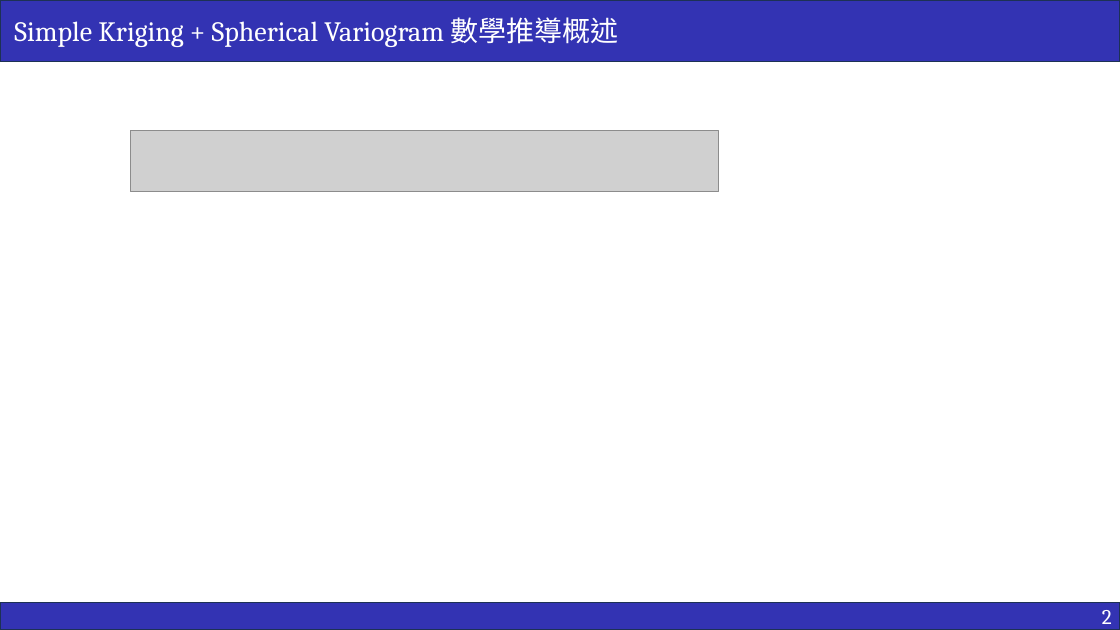
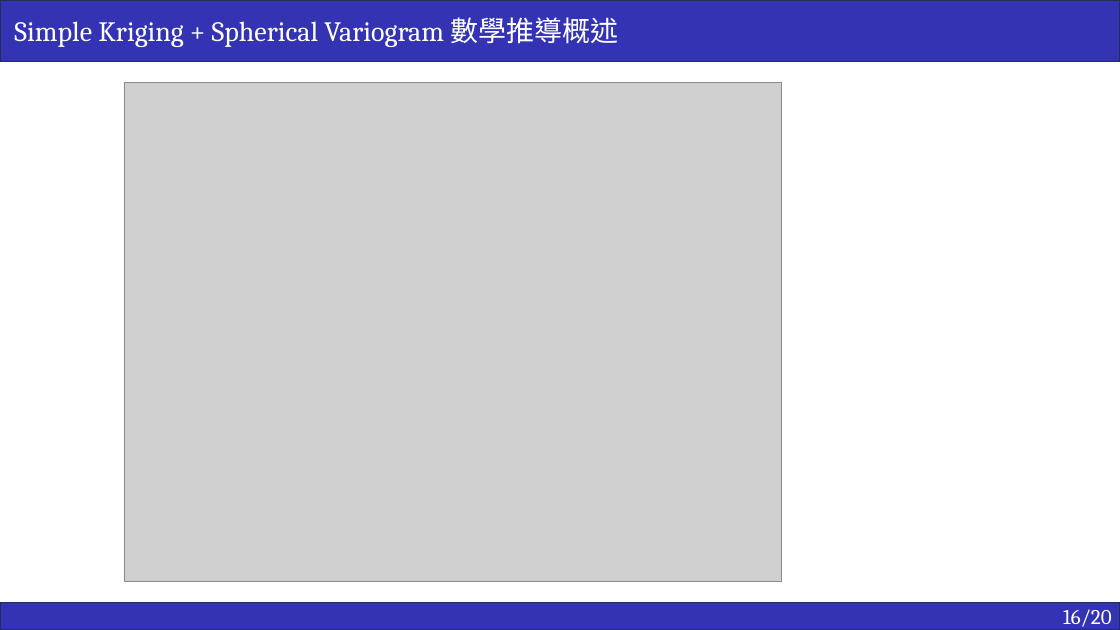
Before and after one commit to ricki0313/rainfall_practice, a slide deck: slide 17 of report/rainfall_report.pptx. Drawn at 1120x630 pixels with LibreOffice and Linux fonts; fonts in the diff are those of the drawing; grey boxes stand for pictures. Boxes give left, top, right and bottom in pixels: in the first picture for what was removed or moved away, otherwise in the second. Text is boxed around its words. In the diff, an @@ line names an element or a change of style, - is before the commit and + after.

```diff
--- a/report/rainfall_report.pptx
+++ b/report/rainfall_report.pptx
@@ picture added at bbox=[124, 82, 782, 582] @@
@@ picture removed at bbox=[130, 131, 719, 192] @@
@@ text in rectangle at bbox=[1063, 609, 1112, 630]: text changed @@
-2
+16/20
```
Also in this commit, not shown: 15 other slides changed, 5 slides added, 1 slide removed, 4 other files.
